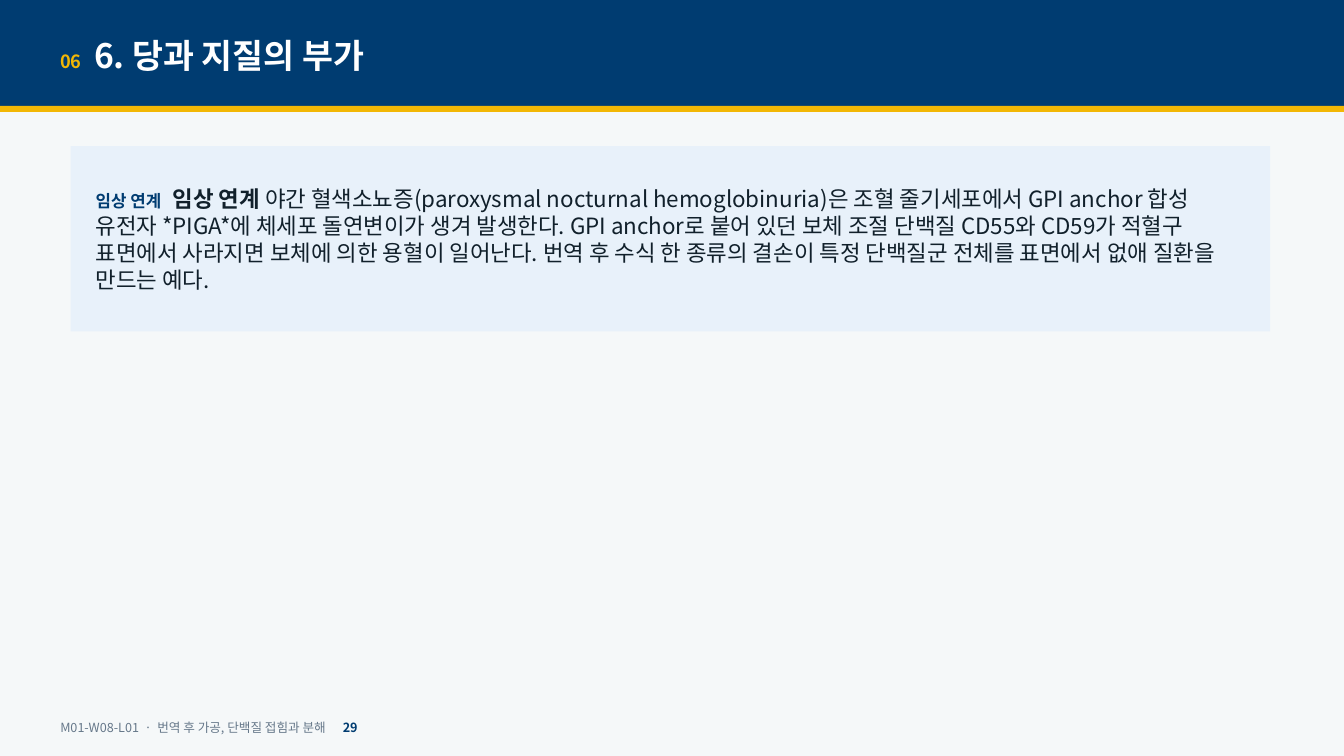
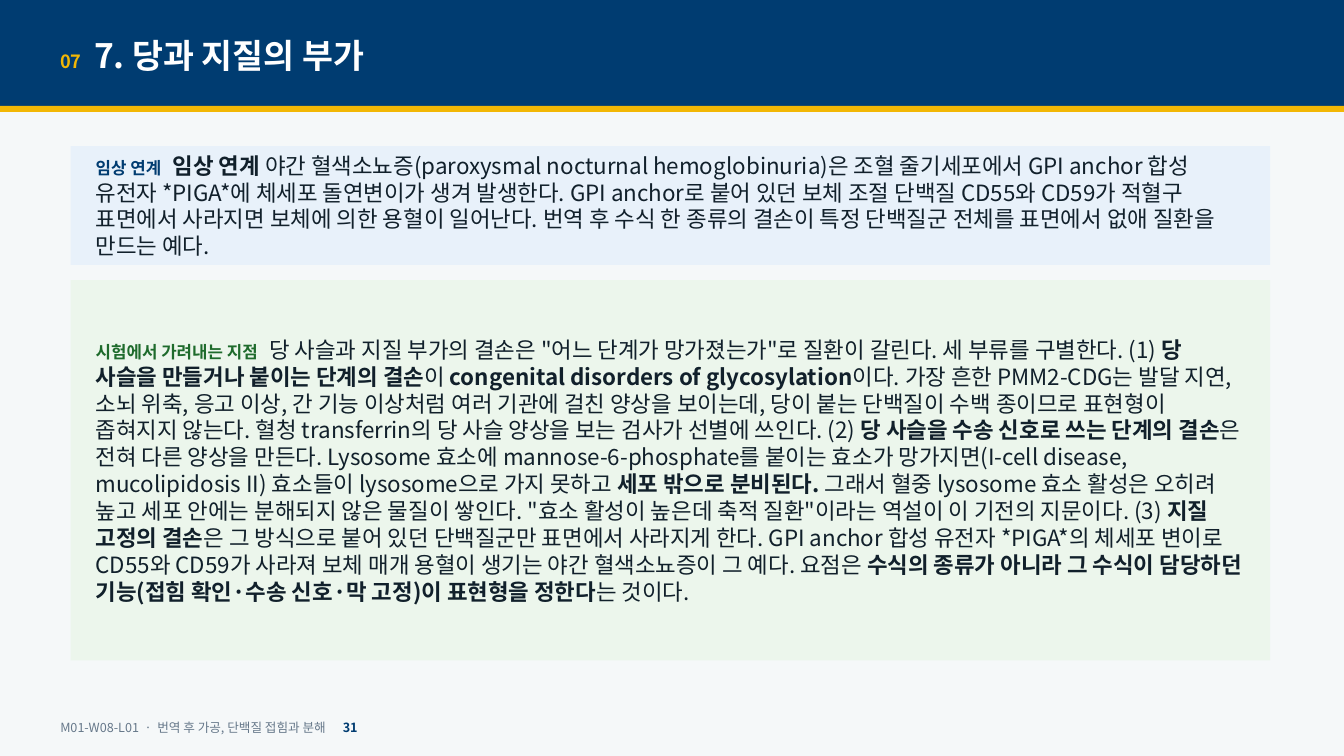
Before and after one commit to hoperiasd2/hoperiasd2.github.io, a slide deck: slide 31 of curriculum/M01/W08/L01/slides.pptx (slide 29 before the commit). Drawn at 1344x756 pixels with LibreOffice and Linux fonts; fonts in the diff are those of the drawing. Boxes give left, top, right and bottom in pixels: in the first picture for what was removed or moved away, otherwise in the second. Text is boxed around its words. In the diff, an @@ line names an element or a change of style, - is before the commit and + after.

```diff
--- a/curriculum/M01/W08/L01/slides.pptx
+++ b/curriculum/M01/W08/L01/slides.pptx
@@ text at bbox=[60, 39, 364, 71]: text changed @@
-06 6. 당과 지질의 부가
+07 7. 당과 지질의 부가
@@ rectangle "임상 연계 임상 연계 야간 ...": place and size @@
-rectangle "임상 연계 임상 연계 야간 ..." at bbox=[71, 146, 1270, 332]
+rectangle "임상 연계 임상 연계 야간 ..." at bbox=[71, 146, 1270, 265]
@@ rectangle added at bbox=[71, 280, 1270, 660], fill #ECF6EC, 16 pt, text #11202B @@
+시험에서 가려내는 지점 당 사슬과 지질 부가의 결손은 "어느 단계가 망가졌는가"로 질환이 갈린다. 세 부류를 구별한다. (1) 당 사슬을 만들거나 붙이는 단계의 결손이 congenital disorders of glycosylation이다. 가장 흔한 PMM2-CDG는 발달 지연, 소뇌 위축, 응고 이상, 간 기능 이상처럼 여러 기관에 걸친 양상을 보이는데, 당이 붙는 단백질이 수백 종이므로 표현형이 좁혀지지 않는다. 혈청 transferrin의 당 사슬 양상을 보는 검사가 선별에 쓰인다. (2) 당 사슬을 수송 신호로 쓰는 단계의 결손은 전혀 다른 양상을 만든다. Lysosome 효소에 mannose-6-phosphate를 붙이는 효소가 망가지면(I-cell disease, mucolipidosis II) 효소들이 lysosome으로 가지 못하고 세포 밖으로 분비된다. 그래서 혈중 lysosome 효소 활성은 오히려 높고 세포 안에는 분해되지 않은 물질이 쌓인다. "효소 활성이 높은데 축적 질환"이라는 역설이 이 기전의 지문이다. (3) 지질 고정의 결손은 그 방식으로 붙어 있던 단백질군만 표면에서 사라지게 한다. GPI anchor 합성 유전자 *PIGA*의 체세포 변이로 CD55와 CD59가 사라져 보체 매개 용혈이 생기는 야간 혈색소뇨증이 그 예다. 요점은 수식의 종류가 아니라 그 수식이 담당하던 기능(접힘 확인·수송 신호·막 고정)이 표현형을 정한다는 것이다.
@@ text at bbox=[60, 721, 358, 734]: text changed @@
-M01-W08-L01 · 번역 후 가공, 단백질 접힘과 분해 29
+M01-W08-L01 · 번역 후 가공, 단백질 접힘과 분해 31
```
Also in this commit, not shown: 44 other slides changed, 10 slides added, 5 other files.
